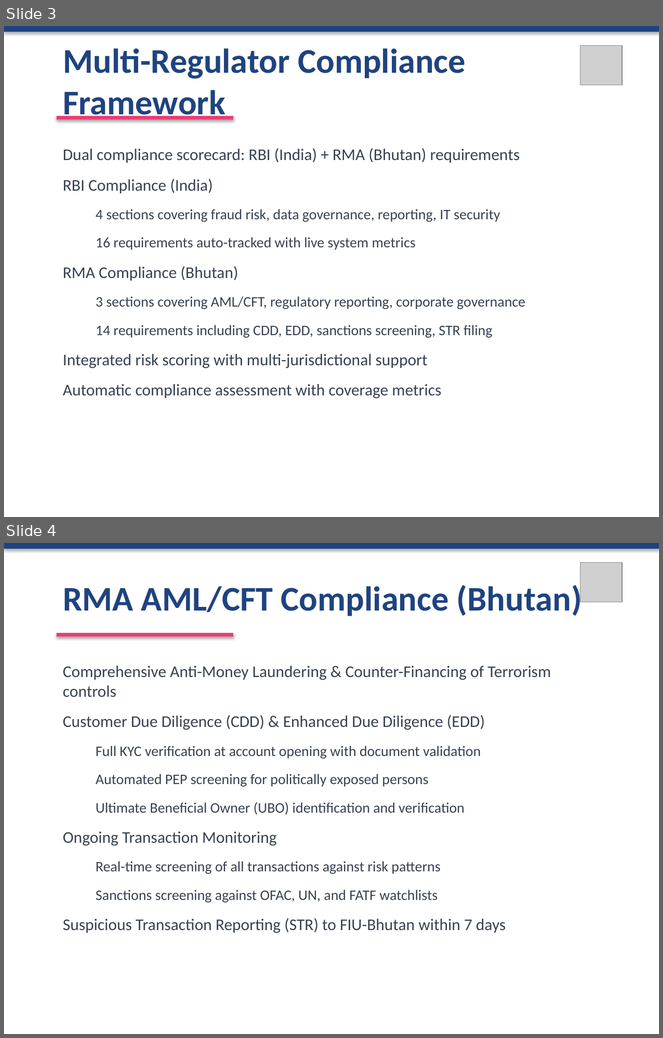
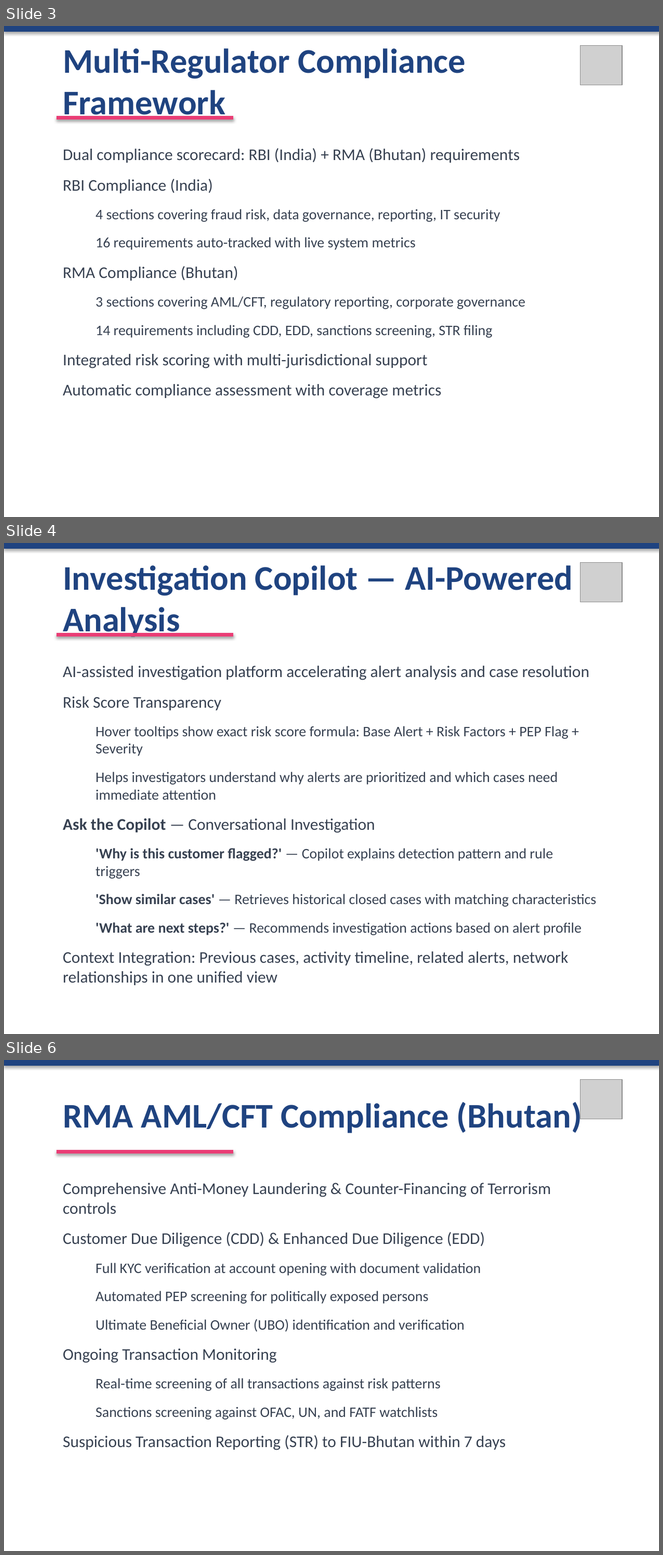
Before and after one commit to lsgoplaan-droid/FinsurgeENRIMS, a slide deck: FinsurgeENRIMS_MultiRegulator_RMA.pptx. Shown one above the other, each under a label of ours: slides 3 and 4 before the commit, slides 3, 4 and 6 after it; the slides between them are not shown. The pictures are 663x1038 and 663x1555 pixels, drawn with LibreOffice and Linux fonts; fonts in the diff are those of the drawing; grey boxes stand for pictures. Boxes give left, top, right and bottom in pixels: in the first picture for what was removed or moved away, otherwise in the second. Text is boxed around its words. In the diff, an @@ line names an element or a change of style, - is before the commit and + after.

```diff
--- a/FinsurgeENRIMS_MultiRegulator_RMA.pptx
+++ b/FinsurgeENRIMS_MultiRegulator_RMA.pptx
@@ slide 4 added at <box>4,543,659,1034</box>, background #FFFFFF @@
@@ rectangle added at <box>4,543,659,548</box>, fill #1F4380, outline #1F4380 0.75 pt @@
@@ text added at <box>63,565,573,639</box>, 38 pt, text #1F4380, bold @@
+Investigation Copilot — AI-Powered Analysis
@@ picture added at <box>581,563,622,602</box> @@
@@ line added from (57, 635) to (233, 635), #EA3D75 4 pt @@
@@ text added at <box>63,666,596,986</box>, 16 pt, text #374151 @@
+AI-assisted investigation platform accelerating alert analysis and case resolution
+Risk Score Transparency
+  Hover tooltips show exact risk score formula: Base Alert + Risk Factors + PEP Flag + Severity
+  Helps investigators understand why alerts are prioritized and which cases need immediate attention
+Ask the Copilot — Conversational Investigation
+  'Why is this customer flagged?' — Copilot explains detection pattern and rule triggers
+  'Show similar cases' — Retrieves historical closed cases with matching characteristics
+  'What are next steps?' — Recommends investigation actions based on alert profile
+Context Integration: Previous cases, activity timeline, related alerts, network relationships in one unified view
@@ what was slide 4 is now slide 6 @@
```
Also in this commit, not shown: 1 slide changed, 1 other slide added, 17 other files.
